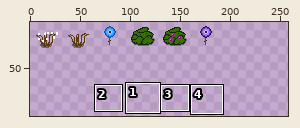
Pixel-art file: Assets/GFX/Tiles/misc.aseprite. The first picture is a wide view before the edit; the outline marks the close-up.
Close-up. Before:
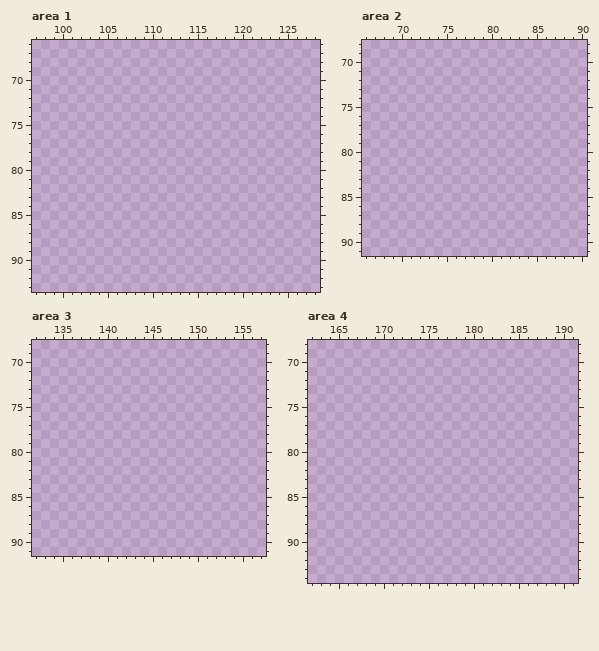
1024x1024 pixels, 1 frame. Colours within 5 levels of each other are drawn and written as one. Shown: area 1: x 97..128, y 66..93; area 2: x 66..90, y 68..91; area 3: x 132..157, y 68..91; area 4: x 162..191, y 68..94. The wide view leaves out empty margins. The commit also changed other parts of the picture, which this record leaves out.
The result:
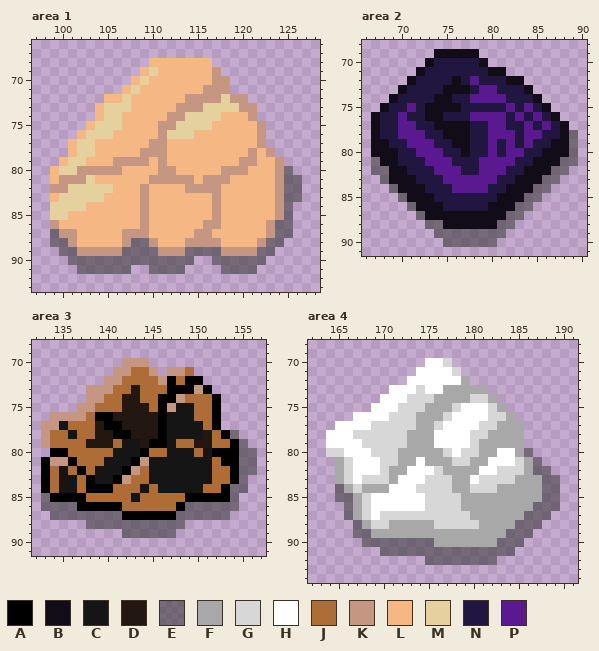
Palette (. is transparent): A #000000  B #110c17  C #151515  D #231712  E #39393990  F #a8a8a8  G #d7d7d7  H #ffffff  J #ae6c37  K #c59782  L #f5b784  M #e5d19e  N #211640  P #5a1991
Difference:
Area 1:
y 68: x 110..116 ....... -> LLLLLLL
y 69: x 109..117 ......... -> LMLLLLLLK
y 70: x 108..118 ........... -> LMLLLLLLLKK
y 71: x 107..118 ............ -> LMLLLLLLLKKK
y 72: x 105..120 ................ -> LLMLLLLLLKKKKMKK
y 73: x 104..121 .................. -> LMMMLLLLLKKKMMMMKK
y 74: x 104..121 .................. -> LMMLLLLLKKMMMMLLLK
y 75: x 103..122 .................... -> LMMMLLLLKKMMMMLLLLLK
y 76: x 102..122 ..................... -> LMMMLLLLLKMMMLLLLLLLK
y 77: x 101..122 ...................... -> LMMLLLLLLKKLLLLLLLLLLK
y 78: x 101..123 ....................... -> LMMLLLLLKKKLLLLLLLLLKLK
y 79: x 100..124 ......................... -> LMMLLLKKKKLKLLLLLLLLKKLLK
y 80: x 99..125 ........................... -> LMMKKKKKLLLLKKLLLLLKKKLLLKE
y 81: x 99..126 ............................ -> LKKKMLLLLLLKKKKKLKKKLLLLLKEE
y 82: x 99..126 ............................ -> KKMMMMMLLLKLLLLKKKKLLLLLLKEE
y 83: x 99..126 ............................ -> LMMMMMLLLLKLLLLLLLKLLLLLLKEE
y 84: x 99..125 ........................... -> MMMMLLLLLLKLLLLLLLKLLLLLLKE
y 85: x 99..125 ........................... -> MMLLLLLLLLKLLLLLLLKLLLLLLKE
y 86: x 99..125 ........................... -> KLLLLLLLLLKLLLLLLKKLLLLLKEE
y 87: x 99..125 ........................... -> EKKLLLLLKKKLLLLLKKLLLLLLKEE
y 88: x 99..124 .......................... -> EEKLLLLLKEEKLLLKKKKLLLLKEE
y 89: x 100..123 ........................ -> EEKKKKKEEEEKKKEEEEKKKKEE
y 90: x 101..114 .............. -> EEEEEEEEEEEEEE; x 117..122 ...... -> EEEEEE
y 91: x 102..107 ...... -> EEEEEE; x 110..113 .... -> EEEE; x 118..121 .... -> EEEE
Area 2:
y 69: x 74..78 ..... -> BBBBB
y 70: x 73..79 ....... -> BNNNNNB
y 71: x 72..81 .......... -> BNNNNNNNBB
y 72: x 71..83 ............. -> BNNNNBNPNNNBB
y 73: x 70..84 ............... -> BNNNNBBBNPPNNNB
y 74: x 69..85 ................. -> BNNNNBBNNPPPPNNNB
y 75: x 68..86 ................... -> BNNPNBBBBNNNNNPNPNB
y 76: x 67..87 ..................... -> BNNPNNBBNNNPPPPNPNPNB
y 77: x 67..88 ...................... -> BNNPPNNBBBBNNPPNNPNPNB
y 78: x 67..89 ....................... -> BNNPPPNNBBBNNPPPNPPNNBE
y 79: x 67..89 ....................... -> BBNNPPPNNBBNNPNPNPNNBBE
y 80: x 67..89 ....................... -> BBBNNPPPNNBNNPNPPNNBBBE
y 81: x 67..89 ....................... -> EBBNNNPPPNNNPPPPNNBBBEE
y 82: x 67..88 ...................... -> EEBBNNNPPPNNPPPNNBBBEE
y 83: x 68..87 .................... -> EBBBNNNPPPPPPNNBBBEE
y 84: x 69..86 .................. -> EBBBNNNPPPPNNBBBEE
y 85: x 70..85 ................ -> EBBBNNNNNNNBBBEE
y 86: x 71..84 .............. -> EBBBNNNNNBBBEE
y 87: x 72..83 ............ -> EBBBBBBBBBEE
y 88: x 73..82 .......... -> EEBBBBBBEE
y 89: x 74..81 ........ -> EEEEEEEE
y 90: x 75..80 ...... -> EEEEEE
Area 3:
y 70: x 142..144 ... -> KKK
y 71: x 141..145 ..... -> KKJJK; x 147..149 ... -> KKJ
y 72: x 140..150 ........... -> KKJJJJKAJAA
y 73: x 138..151 .............. -> KKKJJDJJJAAAKA
y 74: x 138..152 ............... -> KKJJDDJJAAKJJJA
y 75: x 137..152 ................ -> KKJJJDDDJAKCCJJA
y 76: x 134..152 ................... -> KKKKJAADDDDDACCCJJA
y 77: x 133..152 .................... -> KKCJJJDAADDDDACCCCJA
y 78: x 133..154 ...................... -> KJJCJJDDAADDDACCCCDJAE
y 79: x 133..155 ....................... -> KJJJJDDDJCCDAACJJDDJJAE
y 80: x 134..156 ....................... -> AAJJJJJCCCAJJCCCJCAAAEE
y 81: x 133..156 ........................ -> AKKAJJJCCCAKCCCCCCCJAAEE
y 82: x 133..156 ........................ -> AJCJAJCCCAKJCCCCCCCJJAEE
y 83: x 133..155 ....................... -> AJCCJACCAKJJCCCCCCCJJAE
y 84: x 133..155 ....................... -> AJCCJAAAJJJCJCCCCCJJAEE
y 85: x 133..154 ...................... -> EAAAAJJJJJCJJJJJAAAAAE
y 86: x 133..154 ...................... -> EEEEAAAAAJJJJJJAEEEEEE
y 87: x 134..153 .................... -> EEEEEEEEAAAAAAEEEEEE
y 88: x 138..148 ........... -> EEEEEEEEEEE
y 89: x 142..147 ...... -> EEEEEE
Area 4:
y 70: x 175..177 ... -> HHG
y 71: x 174..178 ..... -> HHHHG
y 72: x 173..179 ....... -> HHHHHHF
y 73: x 171..181 ........... -> HHHGHHFFFFF
y 74: x 170..182 ............. -> HHHGGGFFFFGGF
y 75: x 169..183 ............... -> HHHGGGFFFGHHHGF
y 76: x 167..184 .................. -> HHHHGGGFFFGHHHHGGF
y 77: x 165..185 ..................... -> HHHHGGGGGFFGHHHHGGFFF
y 78: x 164..185 ...................... -> HHHGGGGGGFFFHHHHGGFFFF
y 79: x 164..185 ...................... -> HHHHGGGGGFFFHHHHGFFFFF
y 80: x 164..186 ....................... -> GGHHHGGGFFFFFGHGGFFHHFE
y 81: x 165..187 ....................... -> FGHHHGGFFHFFFGGFFHHHGFE
y 82: x 165..188 ........................ -> FGHHHGFFHHHGFFFFHHGGGFEE
y 83: x 165..189 ......................... -> FGHGGGFHHHGGGFFHGGGGFFFEE
y 84: x 165..189 ......................... -> EFGFFFHHHGGGGFFGGGFFFFFEE
y 85: x 165..189 ......................... -> EEFGHHHHHHGGGGFFFFFFFFFEE
y 86: x 166..189 ........................ -> EFGHHHHHHGGGGFFFFFFFFEEE
y 87: x 166..188 ....................... -> EFGHGGGGGGGGGGFFFFFFEEE
y 88: x 167..187 ..................... -> EFGGFFFFFGGGGGFFFFEEE
y 89: x 167..186 .................... -> EEFFFFFFFFFFFFFFFEEE
y 90: x 168..185 .................. -> EEEEEEEEFFFFFFFEEE
y 91: x 170..184 ............... -> EEEEEEEEEEEEEEE
y 92: x 175..182 ........ -> EEEEEEEE
Where, in picture pixels (left, top, right, bottom), the same in both close-ups:
added: (50, 58, 302, 274)
added: (371, 49, 578, 247)
added: (41, 358, 257, 538)
added: (326, 358, 560, 565)
